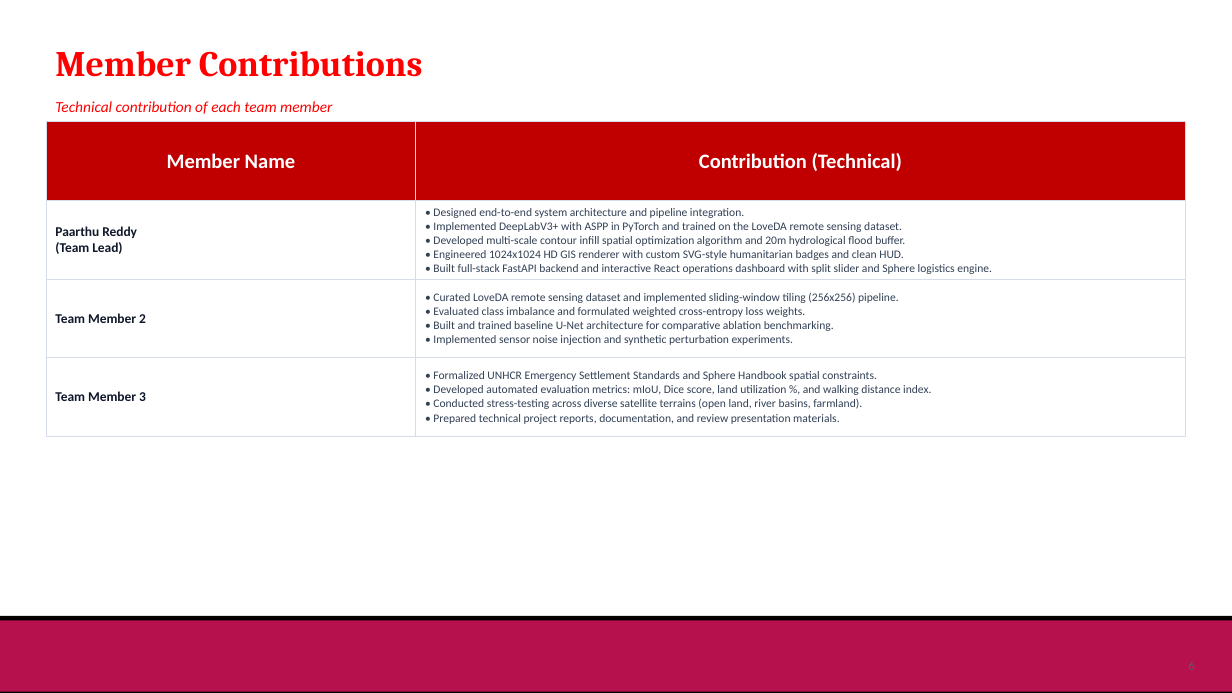
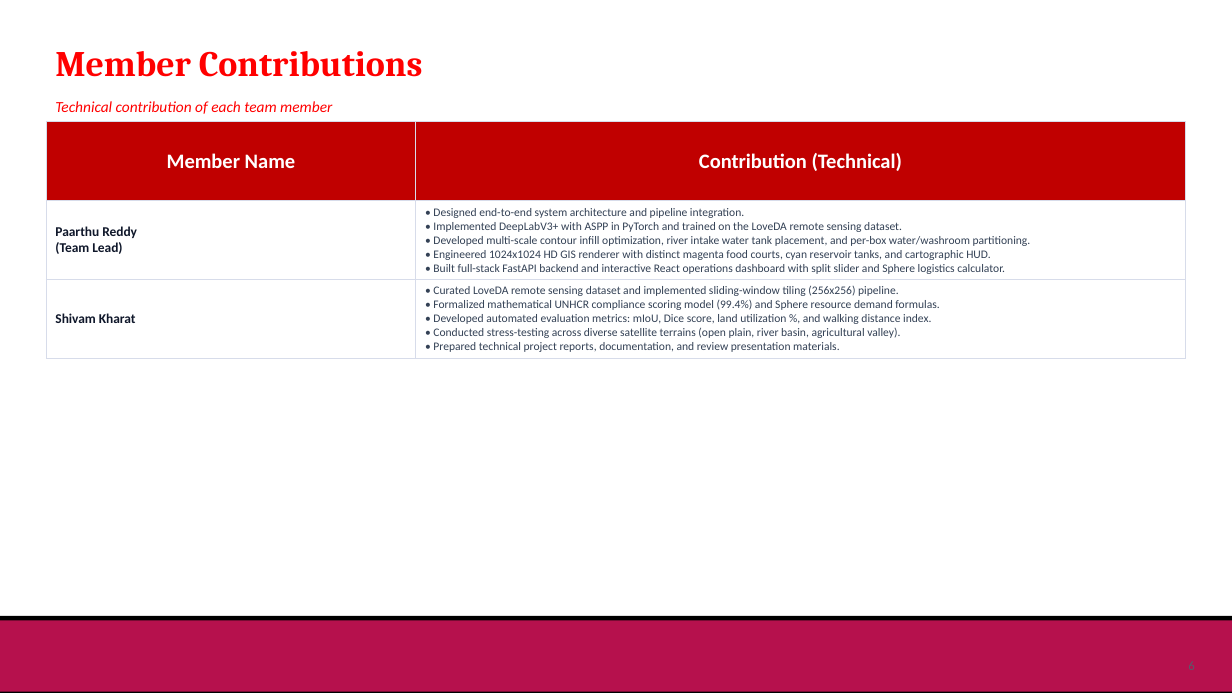
Before and after one commit to paarthureddy/Campout-Emergency_Camp_layout_-Generator-, a slide deck: slide 5 of Review_Presentation_Template (1).pptx. Drawn at 1232x693 pixels with LibreOffice and Linux fonts; fonts in the diff are those of the drawing; background and template pictures are left out. Boxes give left, top, right and bottom in pixels: in the first picture for what was removed or moved away, otherwise in the second. Text is boxed around its words. In the diff, an @@ line names an element or a change of style, - is before the commit and + after.

```diff
--- a/Review_Presentation_Template (1).pptx
+++ b/Review_Presentation_Template (1).pptx
@@ table at (46,122,1186,436) @@
-row 2: Paarthu Reddy (Team Lead) | • Designed end-to-end system architecture and pipeline integration. / • Implemented DeepLabV3+ with ASPP in PyTorch and trained on the LoveDA remote sensing dataset. / • Developed multi-scale contour infill spatial optimization algorithm and 20m hydrological flood buffer. / • Engineered 1024x1024 HD GIS renderer with custom SVG-style humanitarian badges and clean HUD. / • Built full-stack FastAPI backend and interactive React operations dashboard with split slider and Sphere logistics engine.
-row 3: Team Member 2 | • Curated LoveDA remote sensing dataset and implemented sliding-window tiling (256x256) pipeline. / • Evaluated class imbalance and formulated weighted cross-entropy loss weights. / • Built and trained baseline U-Net architecture for comparative ablation benchmarking. / • Implemented sensor noise injection and synthetic perturbation experiments.
-row 4: Team Member 3 | • Formalized UNHCR Emergency Settlement Standards and Sphere Handbook spatial constraints. / • Developed automated evaluation metrics: mIoU, Dice score, land utilization %, and walking distance index. / • Conducted stress-testing across diverse satellite terrains (open land, river basins, farmland). / • Prepared technical project reports, documentation, and review presentation materials.
+row 2: Paarthu Reddy (Team Lead) | • Designed end-to-end system architecture and pipeline integration. / • Implemented DeepLabV3+ with ASPP in PyTorch and trained on the LoveDA remote sensing dataset. / • Developed multi-scale contour infill optimization, river intake water tank placement, and per-box water/washroom partitioning. / • Engineered 1024x1024 HD GIS renderer with distinct magenta food courts, cyan reservoir tanks, and cartographic HUD. / • Built full-stack FastAPI backend and interactive React operations dashboard with split slider and Sphere logistics calculator.
+row 3: Shivam Kharat | • Curated LoveDA remote sensing dataset and implemented sliding-window tiling (256x256) pipeline. / • Formalized mathematical UNHCR compliance scoring model (99.4%) and Sphere resource demand formulas. / • Developed automated evaluation metrics: mIoU, Dice score, land utilization %, and walking distance index. / • Conducted stress-testing across diverse satellite terrains (open plain, river basin, agricultural valley). / • Prepared technical project reports, documentation, and review presentation materials.
```
Also in this commit, not shown: 3 other slides changed, 2 slides added, 52 other files.
